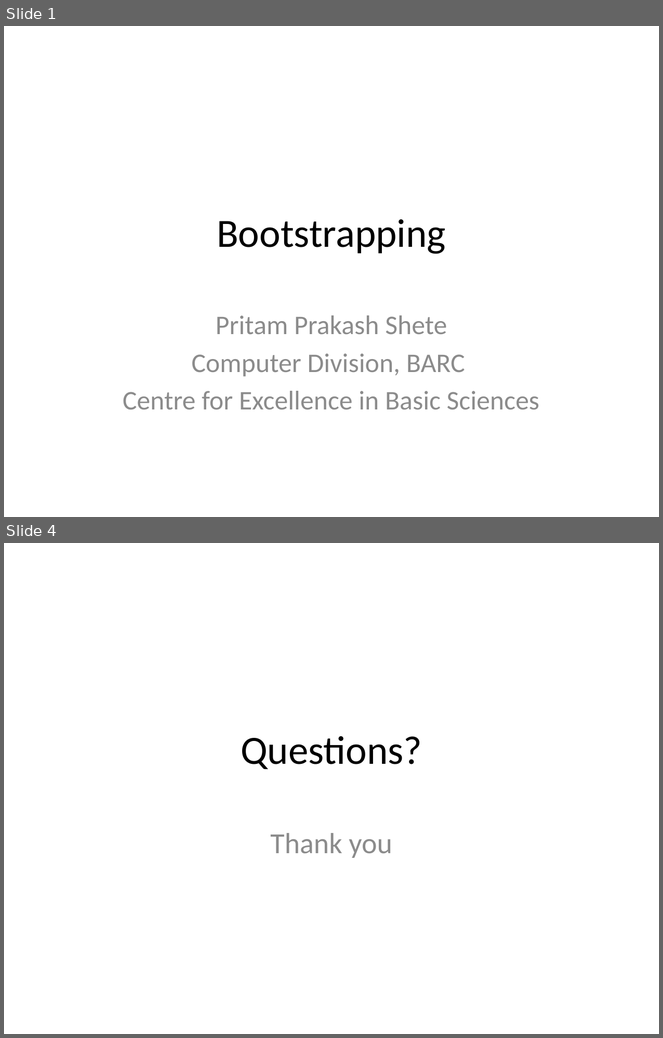
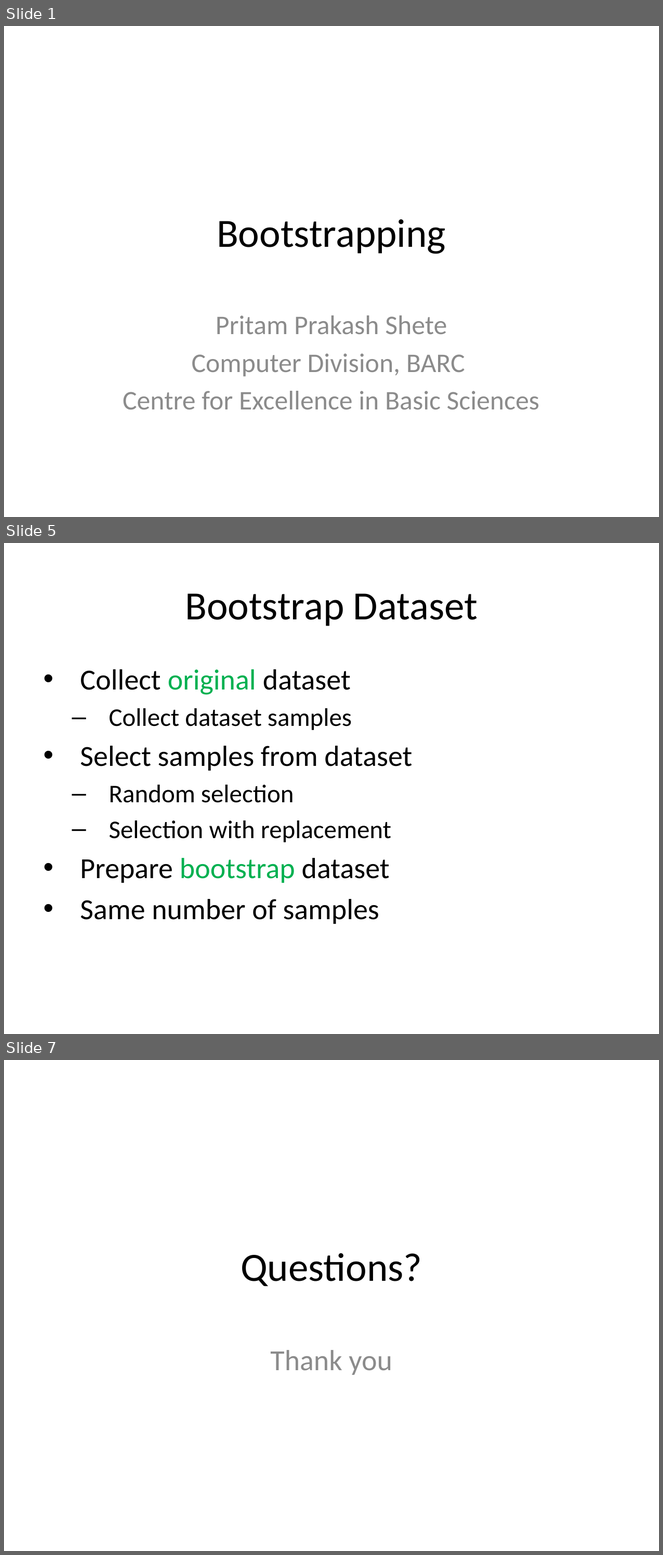
Before and after one commit to look4pritam/ArtificialIntelligence, a slide deck: Mathematics/Bootstrapping.pptx. Shown one above the other, each under a label of ours: slides 1 and 4 before the commit, slides 1, 5 and 7 after it; the slides between them are not shown. The pictures are 663x1038 and 663x1555 pixels, drawn with LibreOffice and Linux fonts; fonts in the diff are those of the drawing. Boxes give left, top, right and bottom in pixels: in the first picture for what was removed or moved away, otherwise in the second. Text is boxed around its words. In the diff, an @@ line names an element or a change of style, - is before the commit and + after.

```diff
--- a/Mathematics/Bootstrapping.pptx
+++ b/Mathematics/Bootstrapping.pptx
@@ slide 5 added at [4,543,659,1034], background #FFFFFF @@
@@ title added at [185,593,478,626], 44 pt, text #000000 @@
+Bootstrap Dataset
@@ text added at [80,669,412,924], 32 pt, text #000000 @@
+• Collect original dataset
+  – Collect dataset samples
+• Select samples from dataset
+  – Random selection
+  – Selection with replacement
+• Prepare bootstrap dataset
+• Same number of samples
@@ what was slide 4 is now slide 7 @@
```
Also in this commit, not shown: 4 other slides added, 2 slides removed.
